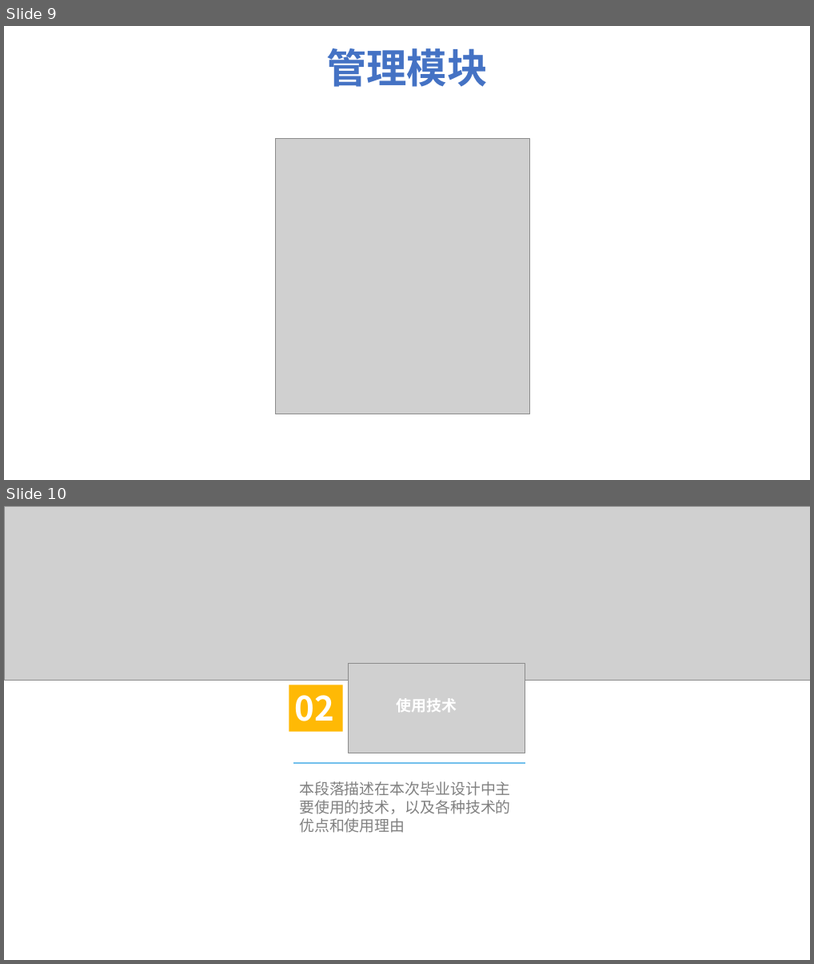
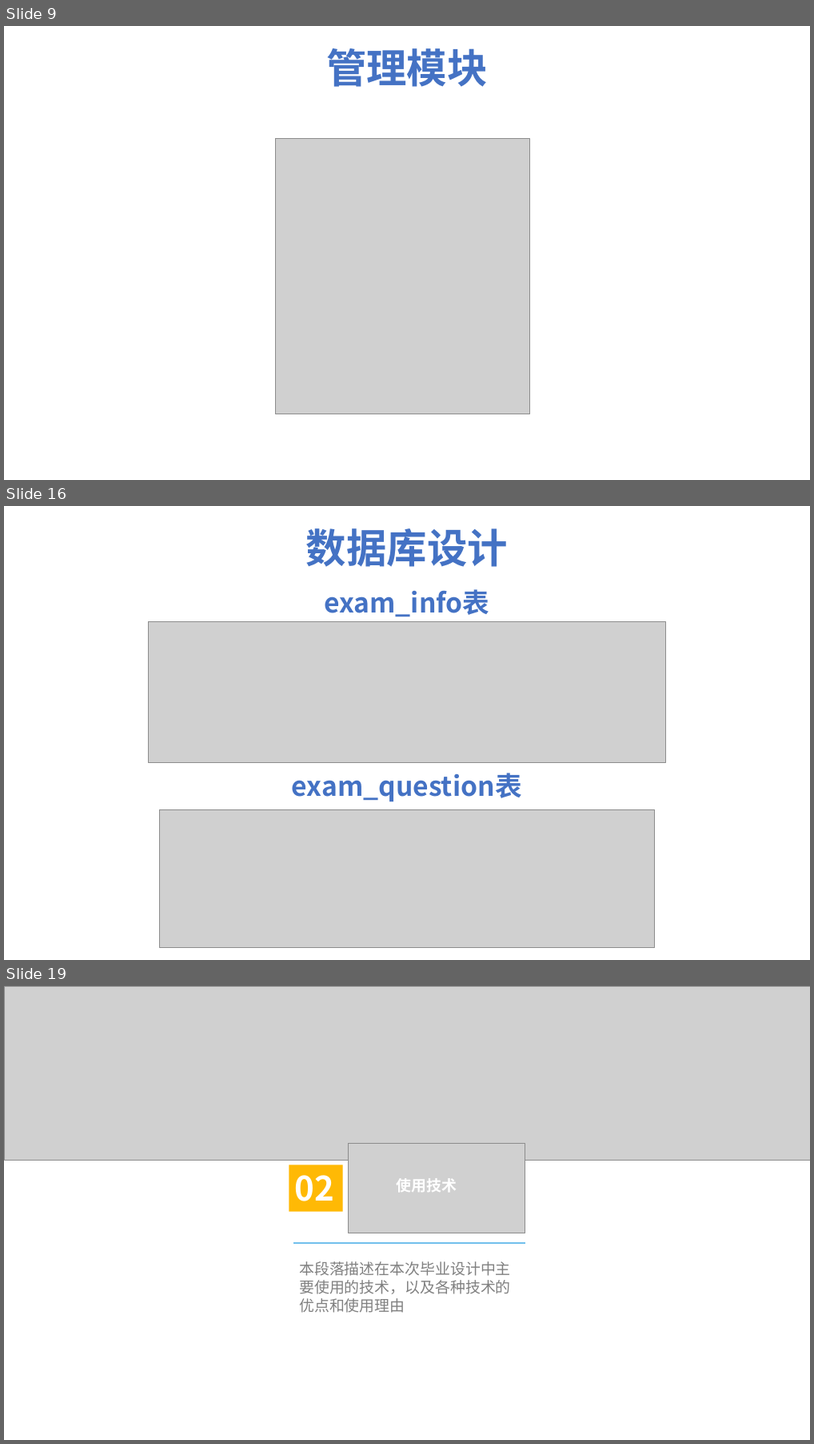
Before and after one commit to HolyShiftt/teach, a slide deck: document/中期答辩.pptx. Shown one above the other, each under a label of ours: slides 9 and 10 before the commit, slides 9, 16 and 19 after it; the slides between them are not shown. The pictures are 814x964 and 814x1444 pixels, drawn with LibreOffice and Linux fonts; fonts in the diff are those of the drawing; grey boxes stand for pictures; background and template pictures are left out. Boxes give left, top, right and bottom in pixels: in the first picture for what was removed or moved away, otherwise in the second. Text is boxed around its words. In the diff, an @@ line names an element or a change of style, - is before the commit and + after.

```diff
--- a/document/中期答辩.pptx
+++ b/document/中期答辩.pptx
@@ slide 16 added at box(4, 506, 810, 960), background picture (left out) @@
@@ text added at box(306, 528, 508, 567), 48 pt, text #4472C4, bold @@
+数据库设计
@@ text added at box(324, 589, 490, 616), 32 pt, text #4472C4, bold @@
+exam_info表
@@ picture added at box(149, 621, 666, 762) @@
@@ text added at box(292, 772, 522, 802), 32 pt, text #4472C4, bold @@
+exam_question表
@@ picture added at box(159, 809, 655, 947) @@
@@ what was slide 10 is now slide 19 @@
```
Also in this commit, not shown: 2 slides changed, 11 other slides added, 2 other files.
